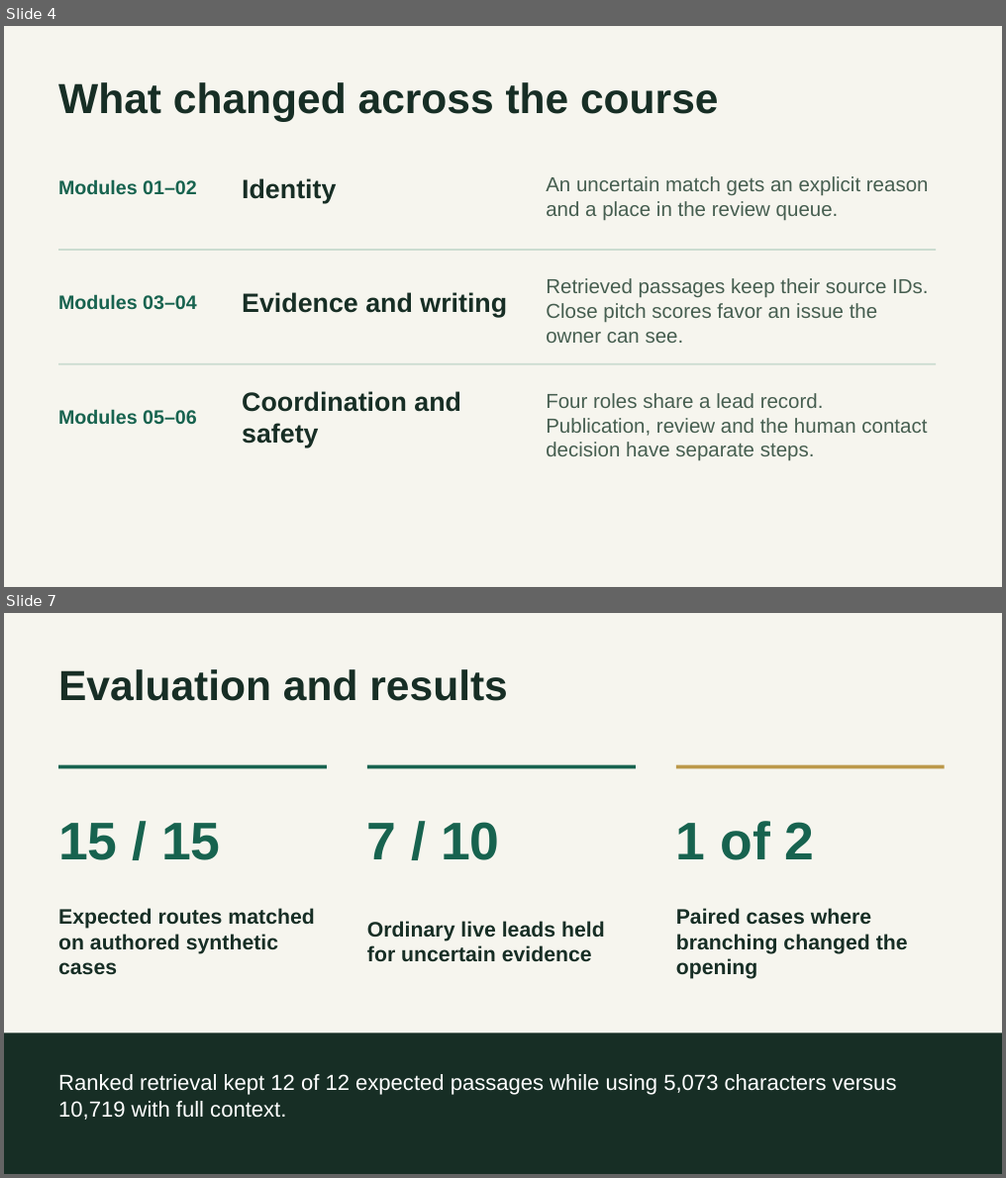
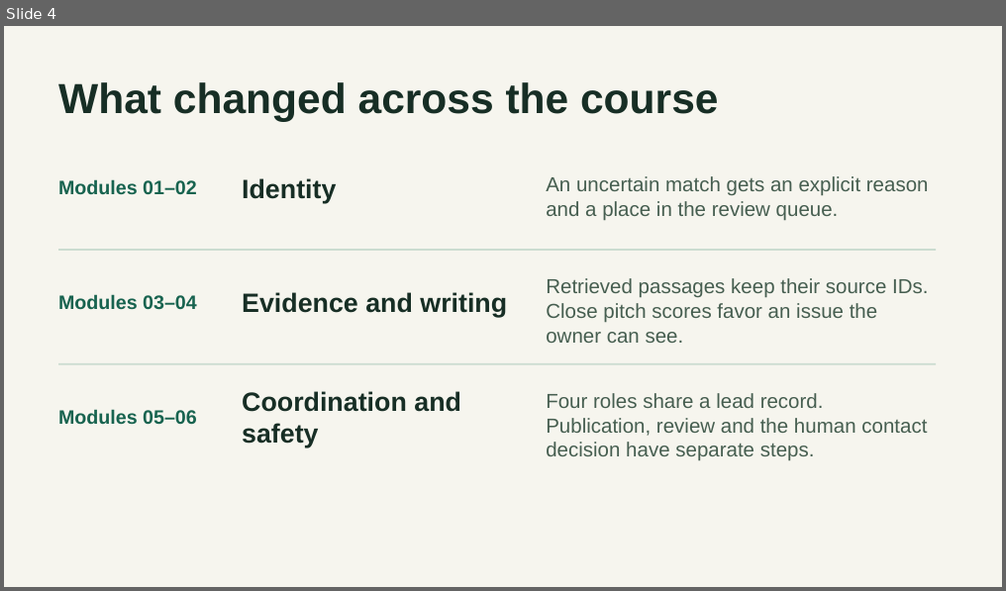
Before and after one commit to Abraham21/sitescout-capstone, a slide deck: submission/SiteScout Presentation.pptx. Shown one above the other, each under a label of ours: slides 4 and 7 before the commit, slide 4 after it; the slides between them are not shown. The pictures are 1006x1178 and 1006x591 pixels, drawn with LibreOffice and Linux fonts; fonts in the diff are those of the drawing. Boxes give left, top, right and bottom in pixels: in the first picture for what was removed or moved away, otherwise in the second. Text is boxed around its words. In the diff, an @@ line names an element or a change of style, - is before the commit and + after.

Commit message:
Ground painter previews, outreach and agent handoffs in verified evidence

```diff
--- a/submission/SiteScout Presentation.pptx
+++ b/submission/SiteScout Presentation.pptx
@@ slide 7 removed at bbox=[4, 613, 1002, 1174], background #F6F5EE @@
@@ text removed at bbox=[58, 669, 507, 701] @@
-Evaluation and results
@@ rectangle removed at bbox=[58, 765, 327, 768] @@
@@ rectangle removed at bbox=[367, 765, 635, 768] @@
@@ rectangle removed at bbox=[676, 765, 944, 768] @@
@@ text removed at bbox=[58, 823, 221, 861] @@
-15 / 15
@@ text removed at bbox=[367, 822, 500, 861] @@
-7 / 10
@@ text removed at bbox=[676, 821, 815, 861] @@
-1 of 2
@@ text removed at bbox=[58, 908, 314, 975] @@
-Expected routes matched on authored synthetic cases
@@ text removed at bbox=[676, 908, 908, 979] @@
-Paired cases where branching changed the opening
@@ text removed at bbox=[367, 921, 605, 962] @@
-Ordinary live leads held for uncertain evidence
@@ rectangle removed at bbox=[4, 1033, 1002, 1174] @@
@@ text removed at bbox=[58, 1074, 897, 1120] @@
-Ranked retrieval kept 12 of 12 expected passages while using 5,073 characters versus 10,719 with full context.
```
Also in this commit, not shown: 5 slides changed, 1 slide added, 42 other files.
